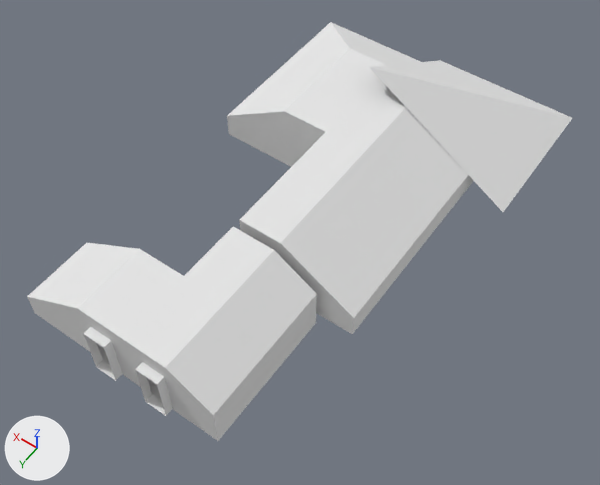
The Blender file roof/roof2.blend: old version first, new version second.
Rendered twice from a 50 mm camera at (-9.53, 10.67, 20.38) aimed at (0.07, -2.76, -0.72). Arrows for +X, +Y and +Z are at lower left; the lights stay in place.
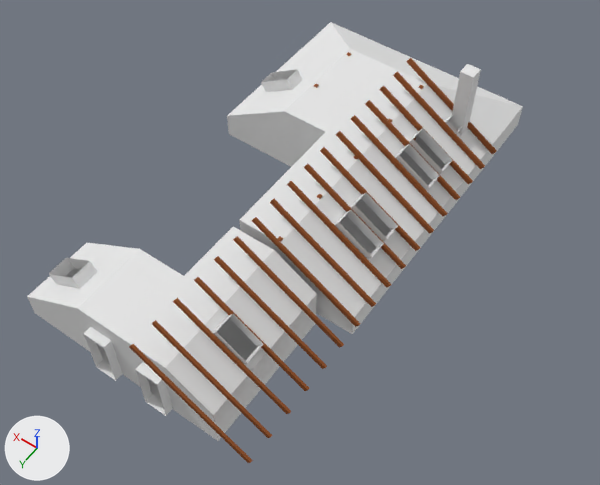
Where the change shows, as pixel boxes [x1, y1, x2, y2] in the pictures (600 x 485 px):
'Cube', reshaped (9% narrower)
    before: [27, 22, 572, 441]
    after: [27, 22, 523, 441]
'timber', added (brown)
    after: [129, 58, 497, 463]
'kemeny', added
    after: [452, 64, 481, 135]
'Pilar', added
    after: [278, 85, 424, 242]
part 1 of me_cube, built on
    before: [48, 49, 572, 440]
    after: [48, 49, 489, 440]

The edits, one by one:
Material 'wood' (mat_wood) is new.
Its base color is (0.289, 0.0927, 0.0317) (brown #925632).
me_cube is used by ob_cube; location (0.0, 0.0, 0.0).
me_cube had 85 vertices, 76 faces, 2 loose edges and spanned x -4.6..6.7, y -13.5..4.3, z -1.0..2.5.
me_cube now has 223 vertices, 208 faces, 2 loose edges and spans x -4.5..6.7, y -12.0..4.3, z -1.0..2.5.
Part 1, on me_cube:
4 vertices are removed from x -4.6..1.0, y -13.5..-7.9, z -1.0..2.5.
28 faces are deleted.
46 vertices are added at x -2.6..5.2, y -8.9..2.6, z -1.0..1.7.
10 new vertices lie (0.0, -1.3, 0.0) away from vertices in x -3.1..5.2, y -5.5, z -1.0..1.5.
10 new vertices lie (0.0, -0.8, 0.0) away from vertices in x -3.1..5.2, y -6.8, z -1.0..1.5.
10 new vertices lie (0.0, 0.9, 0.0) away from vertices in x -3.1..5.2, y -9.4, z -1.0..1.5.
10 new vertices lie (0.0, 0.8, 0.0) away from vertices in x -2.0..5.2, y 1.7, z -1.0..1.5.
10 new vertices lie (0.0, -0.6, 0.0) away from vertices in x -2.0..5.2, y 4.0, z -1.0..1.5.
6 new vertices lie (0.0, -1.6, 0.0) away from vertices in x -3.1..1.0, y -1.0, z -1.0..1.5.
6 new vertices lie (0.0, -0.7, 0.0) away from vertices in x -3.1..1.0, y -2.6, z -1.0..1.5.
6 new vertices lie (0.0, 1.2, 0.0) away from vertices in x -3.1..1.0, y -5.5, z -1.0..1.5.
16 new vertices lie (0.0, 0.6, 0.0) away from vertices in x -2.6..4.7, y -7.5..-3.3, z 0.3..1.4.
12 new vertices lie (0.0, 0.7, 0.0) away from vertices in x -2.6..4.7, y -6.7..2.6, z 0.3..1.7.
160 new faces join them.
Mesh me_plane is new.
It is a box spanning x -2.15..2.15, y -0.04..0.04, z -0.1..0.1.
It uses material mat_wood (brown #925632).
Mesh me_plane_001 is new.
It is a box spanning x -0.06..0.06, y -0.06..0.06, z -1.36..1.36.
It uses material mat_wood (brown #925632).
Mesh me_plane_002 is new.
It is a box spanning x -0.24..0.24, y -0.24..0.24, z -2.06..2.06.
It uses material mat_wall (white #e7e7e7).
Object 'timber' (ob_timber) is new; it shows me_plane.
Its location is (-1.53, 4.26, 1.06).
Its rotation in degrees is (0, -31, 0).
It gains a ARRAY modifier named 'Array'.
Modifier setting: count = 17.
Modifier setting: use_constant_offset = True.
Modifier setting: constant_offset_displace = (0.0, -0.85, 0.0).
Modifier setting: use_relative_offset = False.
Modifier setting: relative_offset_displace = (1.0, -2.9, 0.0).
Object 'Pilar' (ob_pilar) is new; it shows me_plane_001.
Its location is (-0.41, -9.11, 0.19).
It gains a ARRAY modifier named 'Array'.
Modifier setting: count = 5.
Modifier setting: use_constant_offset = True.
Modifier setting: constant_offset_displace = (0.0, 2.0, 0.0).
Modifier setting: use_relative_offset = False.
Object 'kemeny' (ob_kemeny) is new; it shows me_plane_002.
Its location is (-1.99, -9.15, 0.91).
